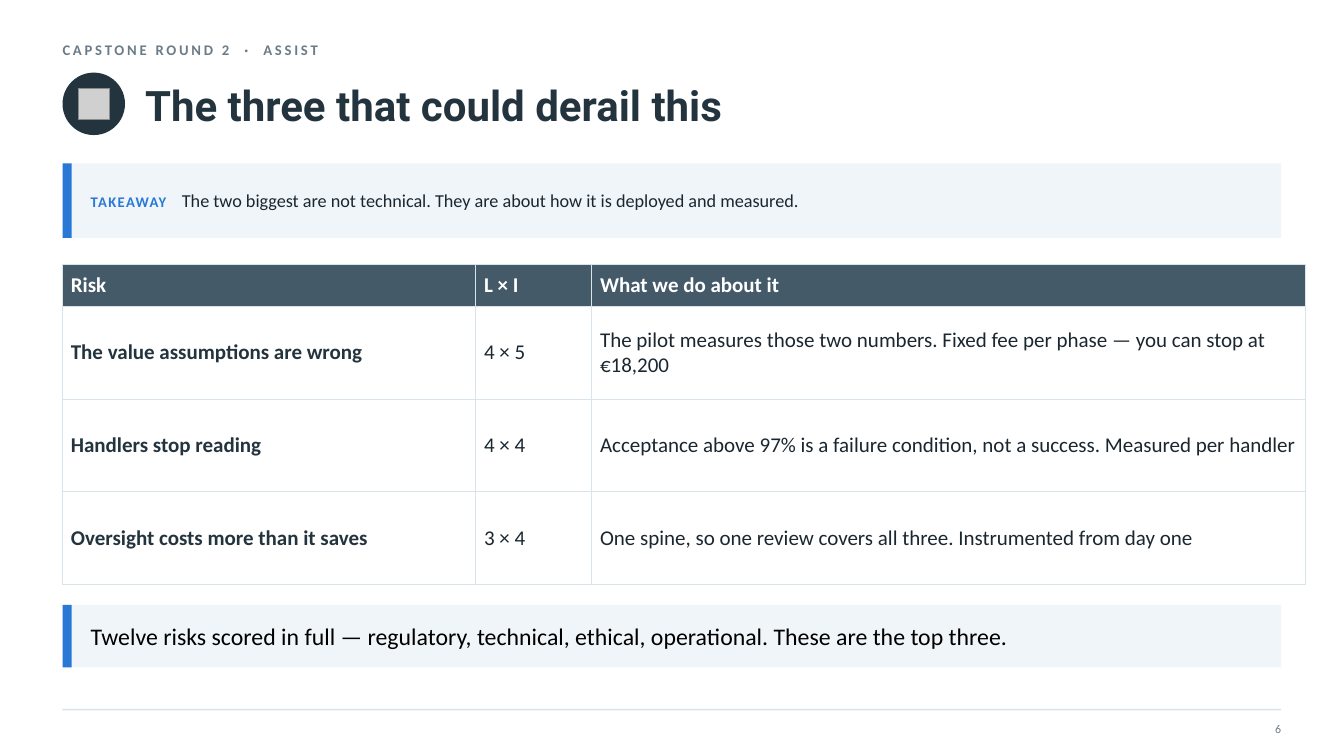
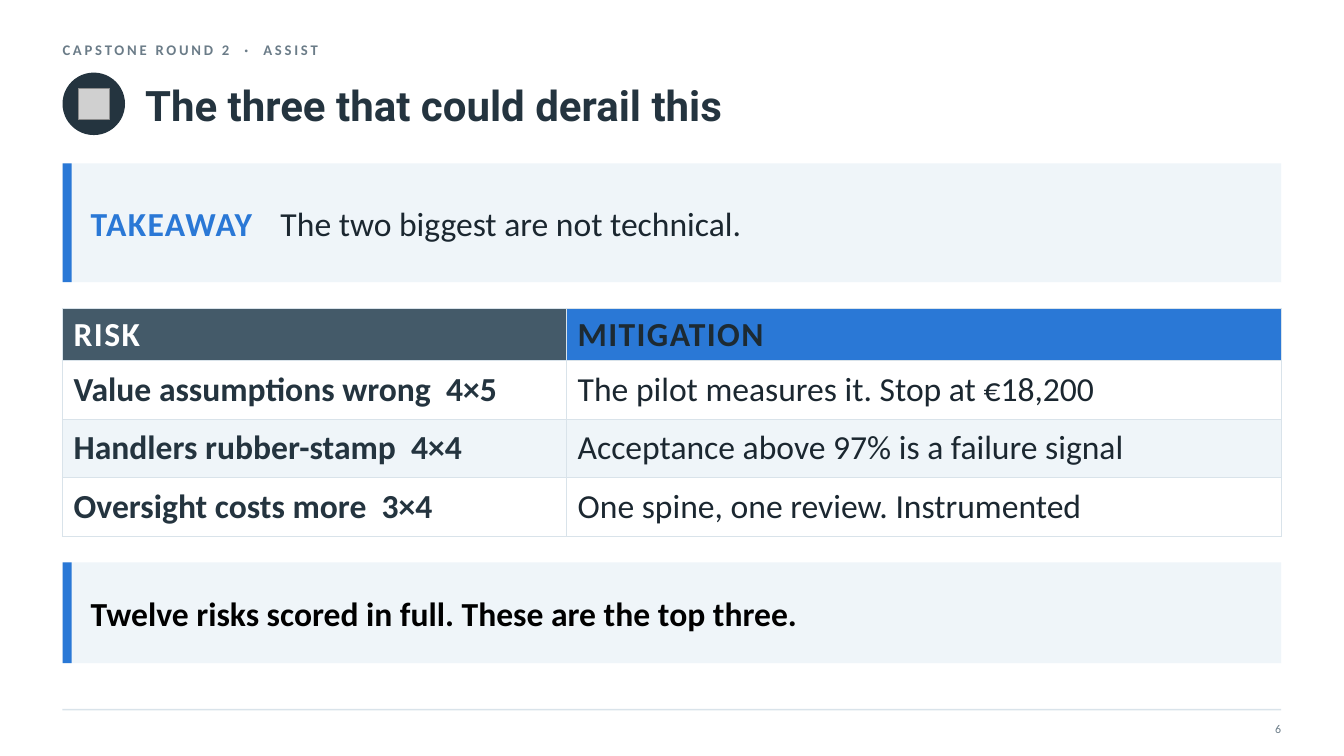
Before and after one commit to nyelugo/PROJECT-Capstone-AI-Consulting, a slide deck: slide 7 of presentation.pptx. Drawn at 1344x756 pixels with LibreOffice and Linux fonts; fonts in the diff are those of the drawing; grey boxes stand for pictures. Boxes give left, top, right and bottom in pixels: in the first picture for what was removed or moved away, otherwise in the second. Text is boxed around its words. In the diff, an @@ line names an element or a change of style, - is before the commit and + after.

```diff
--- a/presentation.pptx
+++ b/presentation.pptx
@@ rectangle: place and size @@
-rectangle at <box>63,163,1281,238</box>
+rectangle at <box>63,163,1281,282</box>
@@ rectangle: place and size @@
-rectangle at <box>63,163,72,238</box>
+rectangle at <box>63,163,72,282</box>
@@ text at <box>91,212,741,242</box>: text changed; size 13 to 24 pt @@
-TAKEAWAY The two biggest are not technical. They are about how it is deployed and measured.
+TAKEAWAY The two biggest are not technical.
@@ table at <box>63,309,1281,528</box> @@
-column 1: Risk | The value assumptions are wrong | Handlers stop reading | Oversight costs more than it saves
-column 2: L × I | 4 × 5 | 4 × 4 | 3 × 4
-column 3: What we do about it | The pilot measures those two numbers. Fixed fee per phase — you can stop at €18,200 | Acceptance above 97% is a failure condition, not a success. Measured per handler | One spine, so one review covers all three. Instrumented from day one
+column 1: RISK | Value assumptions wrong 4×5 | Handlers rubber-stamp 4×4 | Oversight costs more 3×4
+column 2: MITIGATION | The pilot measures it. Stop at €18,200 | Acceptance above 97% is a failure signal | One spine, one review. Instrumented
@@ table: place and size @@
-table at <box>63,264,1306,553</box>
+table at <box>63,309,1281,528</box>
@@ rectangle: place and size @@
-rectangle at <box>63,605,1281,667</box>
+rectangle at <box>63,563,1281,663</box>
@@ rectangle: place and size @@
-rectangle at <box>63,605,72,667</box>
+rectangle at <box>63,563,72,663</box>
@@ text at <box>91,602,797,632</box>: text changed; size 17 to 24 pt; bold on @@
-Twelve risks scored in full — regulatory, technical, ethical, operational. These are the top three.
+Twelve risks scored in full. These are the top three.
```
Also in this commit, not shown: 16 other slides changed, 3 other files.
